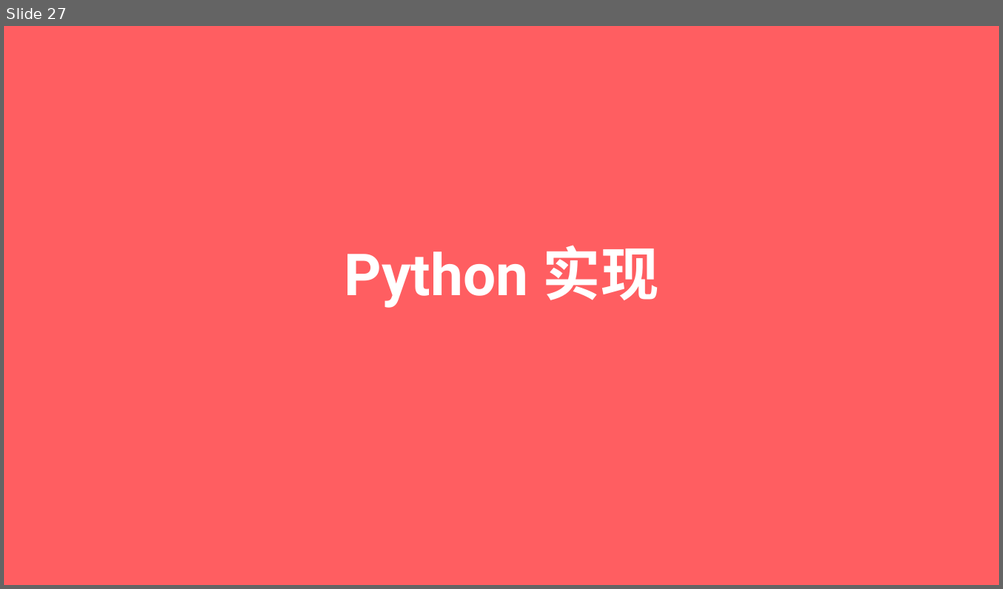
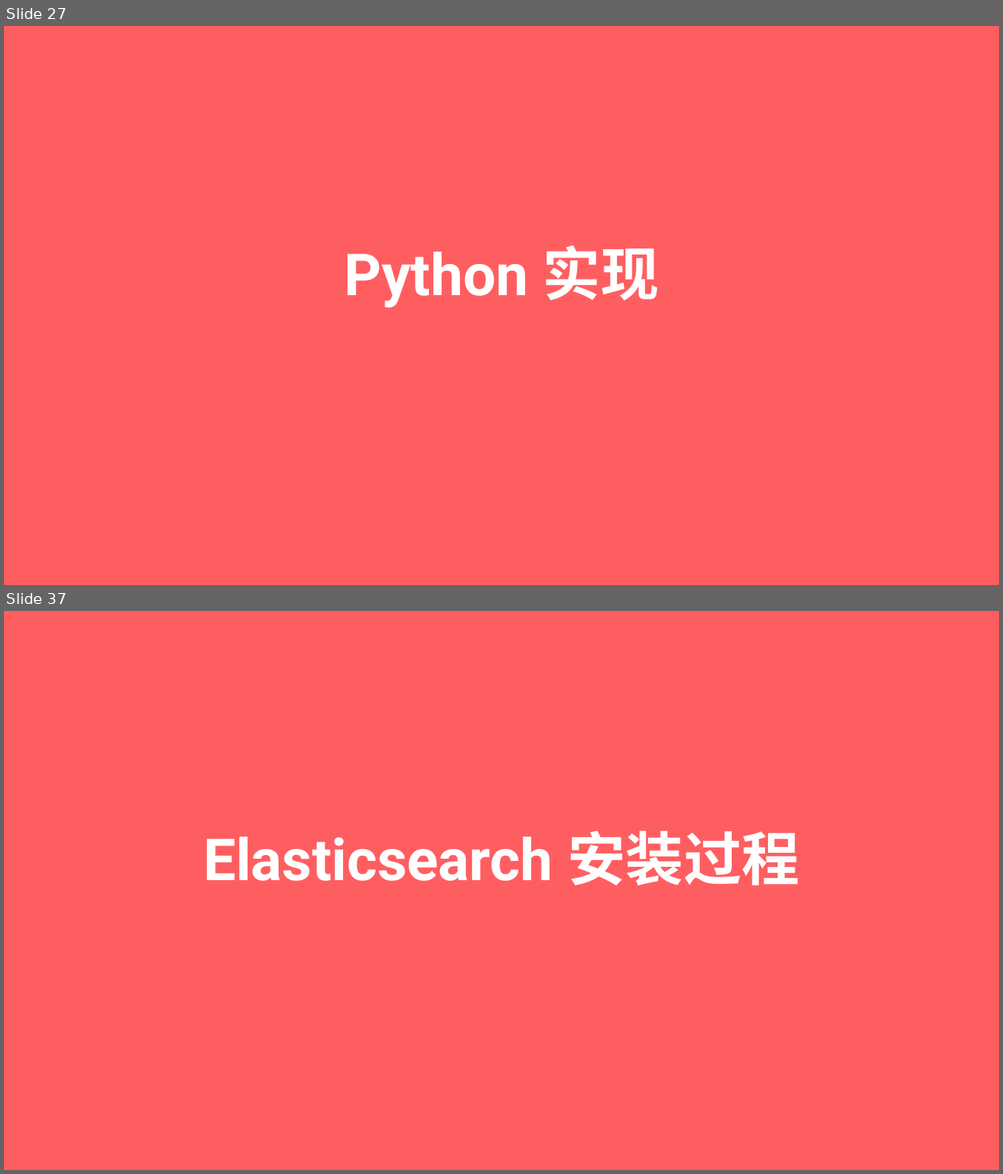
Before and after one commit to Uchida-Hideto/Elasticsearch, a slide deck: elasticsearch.pptx. Shown one above the other, each under a label of ours: slide 27 before the commit, slides 27 and 37 after it; the slides between them are not shown. The pictures are 1003x589 and 1003x1174 pixels, drawn with LibreOffice and Linux fonts; fonts in the diff are those of the drawing. Boxes give left, top, right and bottom in pixels: in the first picture for what was removed or moved away, otherwise in the second. Text is boxed around its words. In the diff, an @@ line names an element or a change of style, - is before the commit and + after.

```diff
--- a/elasticsearch.pptx
+++ b/elasticsearch.pptx
@@ slide 37 added at (x1=4, y1=611, x2=999, y2=1170), background #FF5E61 @@
@@ title added at (x1=203, y1=831, x2=800, y2=886), 112 pt, text #FFFFFF, bold @@
+Elasticsearch 安装过程
```
Also in this commit, not shown: 2 slides changed, 9 other slides added.
